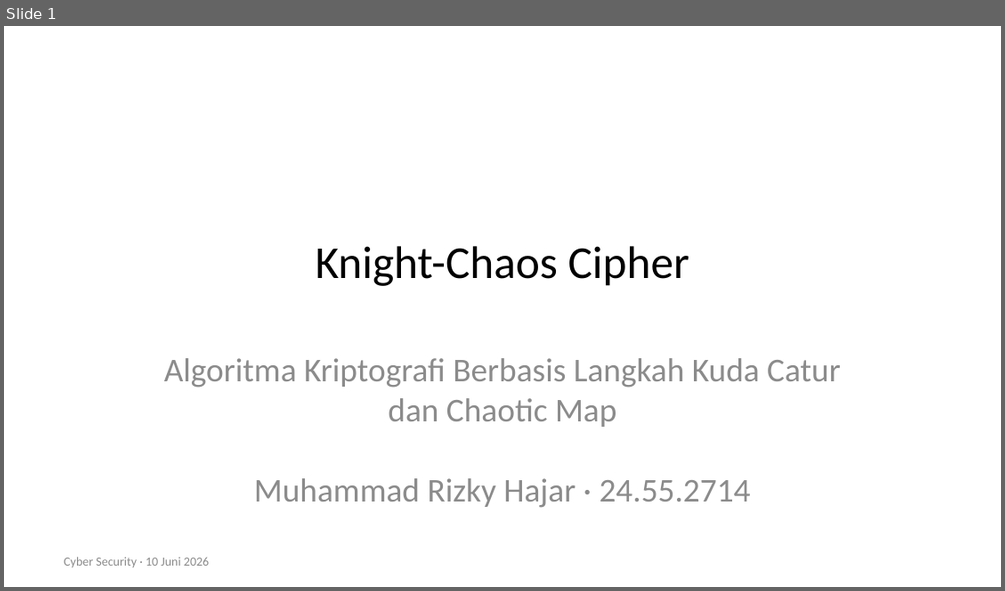
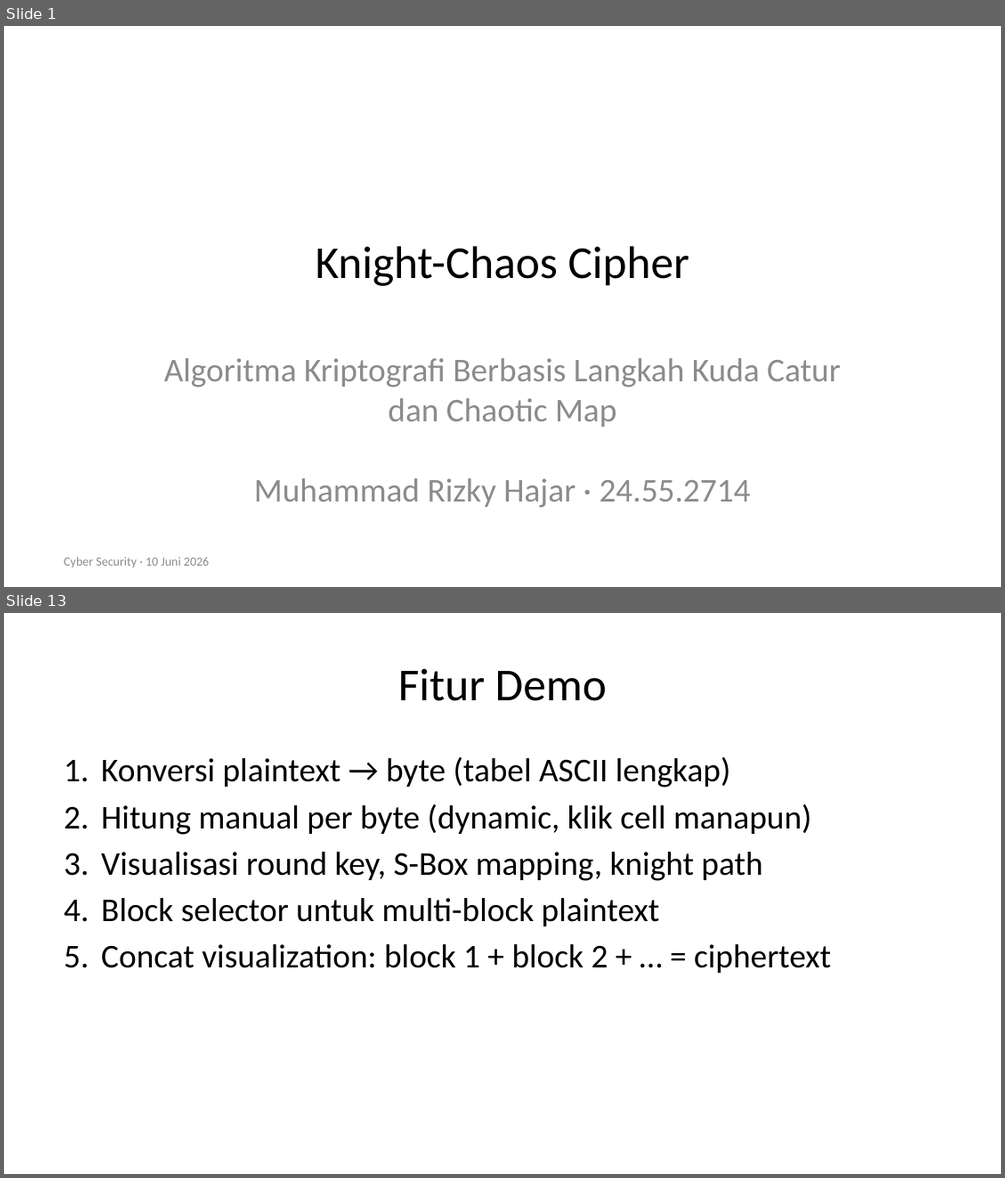
Before and after one commit to riskihajar/knight-chaos-cipher, a slide deck: slides/slides-knight-chaos-cipher.pptx. Shown one above the other, each under a label of ours: slide 1 before the commit, slides 1 and 13 after it; the slides between them are not shown. The pictures are 1005x591 and 1005x1178 pixels, drawn with LibreOffice and Linux fonts; fonts in the diff are those of the drawing. Boxes give left, top, right and bottom in pixels: in the first picture for what was removed or moved away, otherwise in the second. Text is boxed around its words. In the diff, an @@ line names an element or a change of style, - is before the commit and + after.

```diff
--- a/slides/slides-knight-chaos-cipher.pptx
+++ b/slides/slides-knight-chaos-cipher.pptx
@@ slide 13 added at box(4, 613, 1001, 1174), background #FFFFFF @@
@@ title added at box(398, 668, 607, 701), 33 pt, text #000000 @@
+Fitur Demo
@@ text added at box(101, 757, 831, 973), 24 pt, text #000000 @@
+1. Konversi plaintext → byte (tabel ASCII lengkap)
+2. Hitung manual per byte (dynamic, klik cell manapun)
+3. Visualisasi round key, S-Box mapping, knight path
+4. Block selector untuk multi-block plaintext
+5. Concat visualization: block 1 + block 2 + … = ciphertext
```
Also in this commit, not shown: 9 slides changed, 5 other slides added, 4 slides removed, 3 other files.
